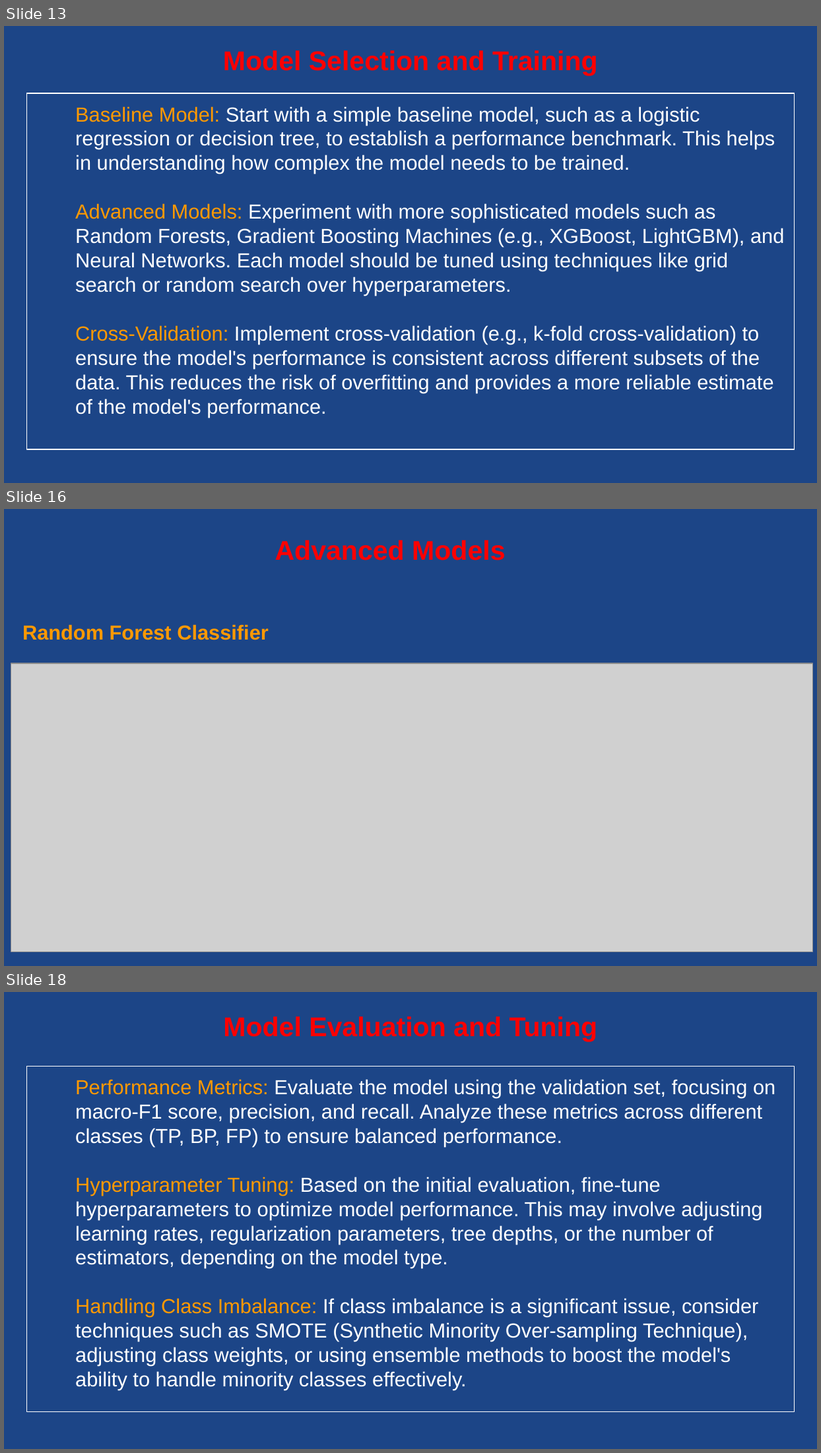
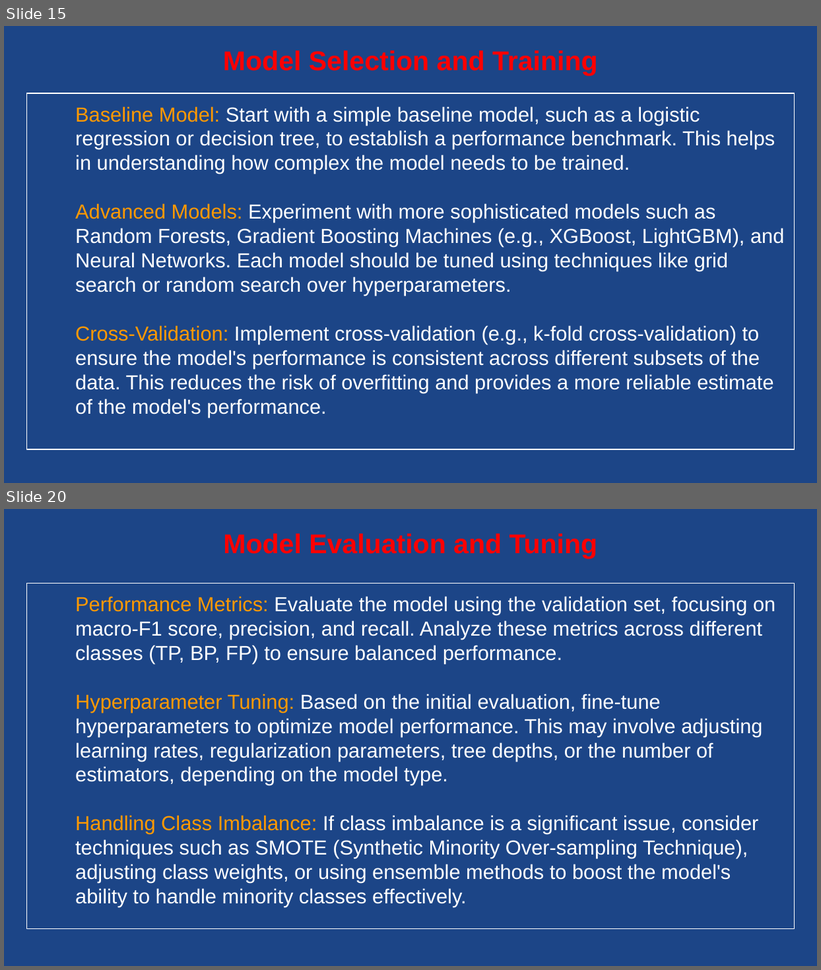
Before and after one commit to Gengatharan1/Gengatharan1-ds_microsoft_cybersecurity_analysis, a slide deck: Microsoft Cybersecurity Incident.pptx. Shown one above the other, each under a label of ours: slides 13, 16 and 18 before the commit, slides 15 and 20 after it; the slides between them are not shown. The pictures are 821x1453 and 821x970 pixels, drawn with LibreOffice and Linux fonts; fonts in the diff are those of the drawing; grey boxes stand for pictures. Boxes give left, top, right and bottom in pixels: in the first picture for what was removed or moved away, otherwise in the second. Text is boxed around its words. In the diff, an @@ line names an element or a change of style, - is before the commit and + after.

```diff
--- a/Microsoft Cybersecurity Incident.pptx
+++ b/Microsoft Cybersecurity Incident.pptx
@@ slide 16 removed at [4, 509, 817, 966], background #1C4587 @@
@@ text removed at [275, 540, 505, 560] @@
-Advanced Models
@@ title removed at [22, 625, 269, 640] @@
-Random Forest Classifier
@@ picture removed at [11, 663, 813, 953] @@
@@ what was slide 13 is now slide 15 @@
@@ what was slide 18 is now slide 20 @@
```
Also in this commit, not shown: 3 slides changed, 6 slides added, 3 other slides removed, 3 other files.
